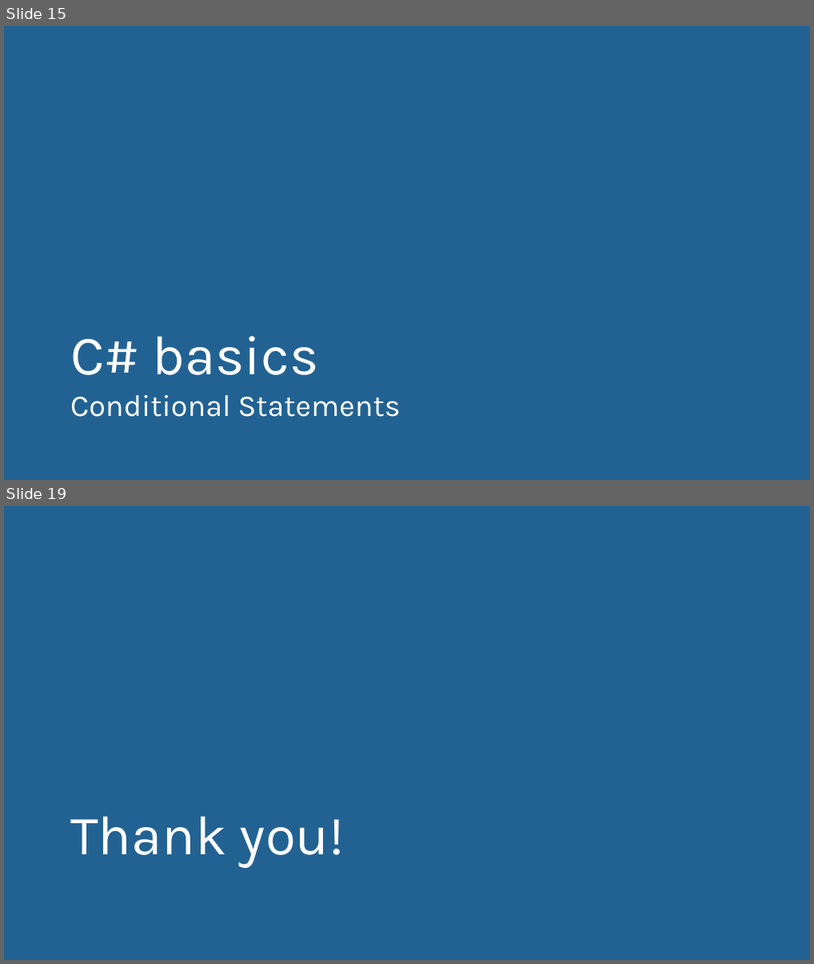
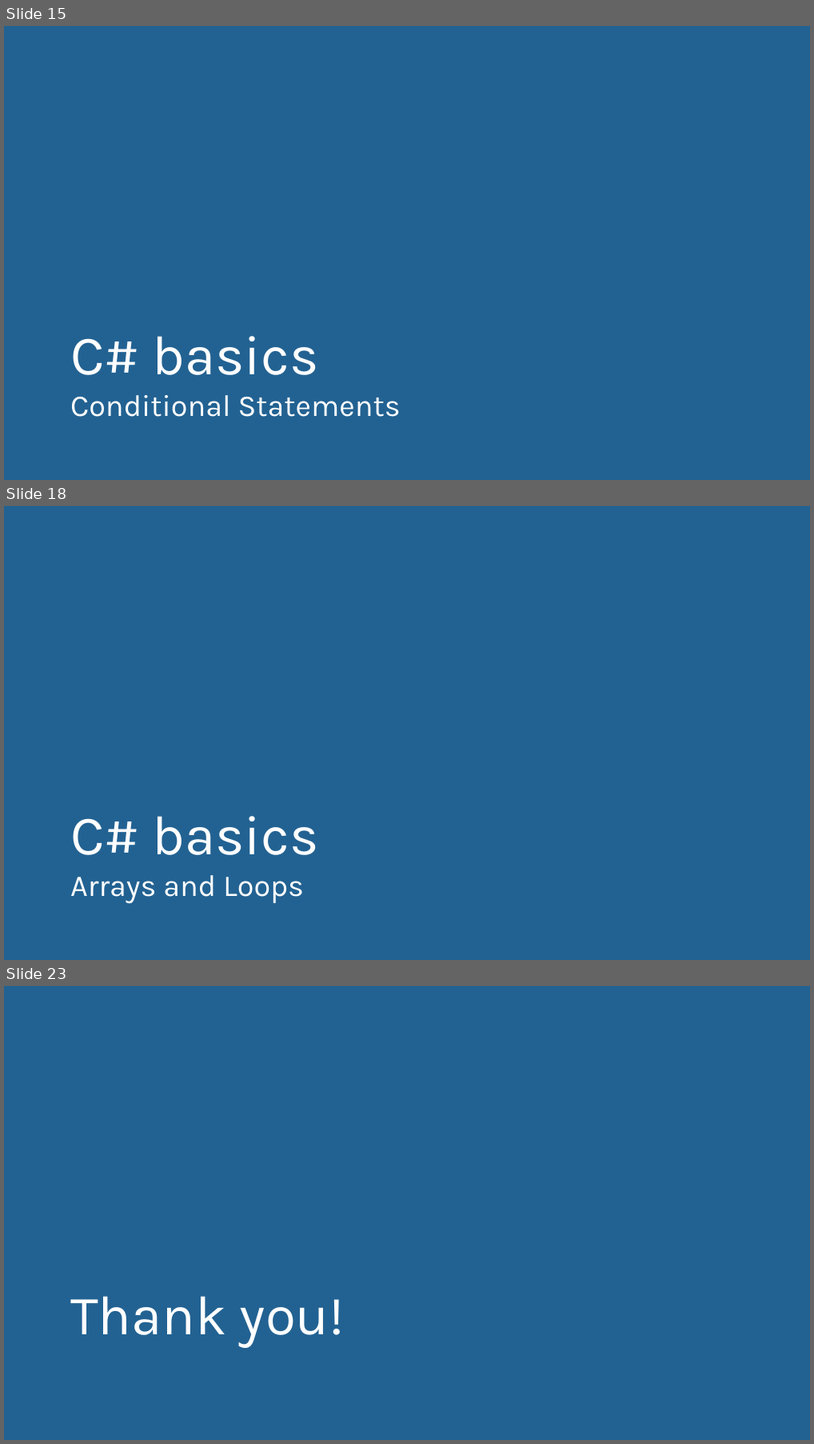
Before and after one commit to user-yalif/ITLeadersCourseAlifanov, a slide deck: Alifanov.ITLeadersCourse/Automated framework with C#.pptx. Shown one above the other, each under a label of ours: slides 15 and 19 before the commit, slides 15, 18 and 23 after it; the slides between them are not shown. The pictures are 814x964 and 814x1444 pixels, drawn with LibreOffice and Linux fonts; fonts in the diff are those of the drawing. Boxes give left, top, right and bottom in pixels: in the first picture for what was removed or moved away, otherwise in the second. Text is boxed around its words. In the diff, an @@ line names an element or a change of style, - is before the commit and + after.

```diff
--- a/Alifanov.ITLeadersCourse/Automated framework with C#.pptx
+++ b/Alifanov.ITLeadersCourse/Automated framework with C#.pptx
@@ slide 18 added at <box>4,506,810,960</box>, background #FFFFFF; not listed: 10 template elements that a slide beside it also shows @@
@@ title added at <box>4,506,810,960</box>, fill #226292, 36 pt, text #FFFFFF @@
+C# basics
+Arrays and Loops
@@ what was slide 19 is now slide 23 @@
```
Also in this commit, not shown: 11 slides changed, 3 other slides added, 5 other files.
